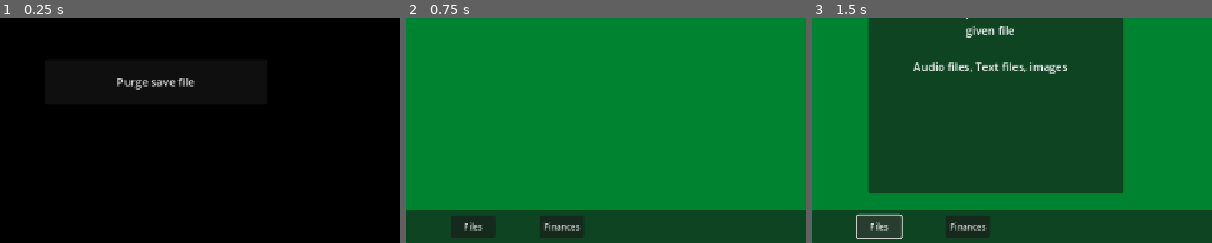
Above: before the commit, frames 1-3 (left to right).
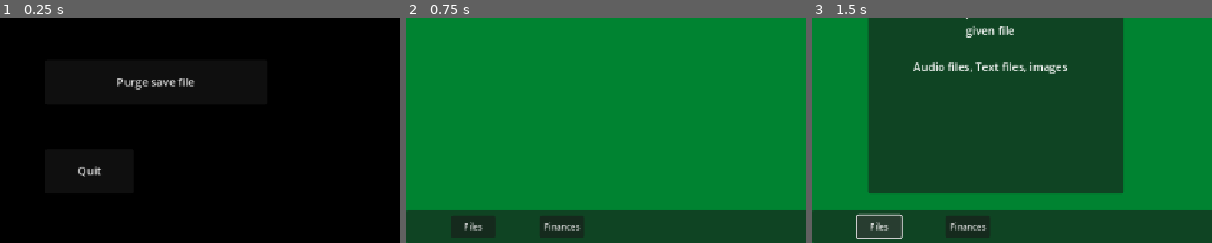
Above: after the commit, the same moments.

Repository: andrewpressman/Operation-OS
Game: Godot game, scene res://Menu/MainMenu.tscn
The game is run twice, just before and just after one commit, with the same random seed, the same clock (stepped at 60 frames per second) and the same inputs.
Inputs:
- Up to frame 1 (0.25 s): no input
- Up to frame 2 (0.75 s): click "New Game" at 0.5 s
- Up to frame 3 (1.5 s): click "Files" at 1.25 s
The pictures show only the part of the screen within x 0-50%, y 50-100%; the shares and areas given below are measured in that part.

The runs differ from the first frame. In frame 1, 0.2% of the frame differs, in the area x 19-26%, y 65-71%; in frame 2, nothing differs; in frame 3, nothing differs.

Commit message:
Moved memos to text file and added variance

Diff:
--- a/Menu/MainMenu.tscn
+++ b/Menu/MainMenu.tscn
@@ -37,6 +37,14 @@
 offset_bottom = 448.0
 text = "Purge save file"
 
+[node name="Quit" type="Button" parent="."]
+offset_left = 64.0
+offset_top = 512.0
+offset_right = 192.0
+offset_bottom = 576.0
+text = "Quit"
+
 [connection signal="pressed" from="Button" to="." method="NewGame"]
 [connection signal="pressed" from="Continue" to="." method="Continue"]
 [connection signal="pressed" from="Clear" to="." method="PurgeSave"]
+[connection signal="pressed" from="Quit" to="." method="Quit"]
--- a/Menu/mainMenu.gd
+++ b/Menu/mainMenu.gd
@@ -38,3 +38,6 @@
 
 func PurgeSave():
 	SaveLoad.ClearDir()
+
+func Quit():
+	get_tree().quit()
--- a/Tasks/MemoReview.gd
+++ b/Tasks/MemoReview.gd
@@ -5,8 +5,21 @@
 
 var PressedButton: int
 
+var Memos = []
+#Template
+#Company: \nSupervisor: \nDetails:
+
 # Called when the node enters the scene tree for the first time.
 func _ready():
+	#load Memo's from text file
+	var file = FileAccess.open("res://Assets/TextFiles/Memos.txt", FileAccess.READ)
+	var content = file.get_as_text()
+	while !file.eof_reached():
+		var line = file.get_line()
+		line = line.replace("\\n","\n")
+		Memos.append(line)
+	file.close()
+
 	ClearText()
 	LockButtons()
 	$Memo/Analyze.disabled = true
@@ -67,7 +80,8 @@
 	Verify()
 
 func ShowText():
-	$Memo/Body.text = "Company: Blizzard \nSupervisor: Daddy Jeff Kaplan\nRisk: High\nDetails:Overwatch needs your help, send $10 via paypal to help stop Talon in their tracks"
+	var rand = randi_range(0, 3)
+	$Memo/Body.text = Memos[rand]
 
 func ClearText():
 	$Memo/Body.text = "Company: N/A \nSupervisor: N/A\nRisk: N/A\nDetails:N/A"
--- a/Work/WorkController.gd
+++ b/Work/WorkController.gd
@@ -111,7 +111,7 @@
 
 func GetBribe():
 	var rand = randi_range(1,5)
-	if  rand == 1:
+	if  rand == 1 && GlobalVar.CurrentLevel != 1:
 		$Bribe.visible = true
 		$Bribe.reset()
 	else:
@@ -151,7 +151,6 @@
 	#Repeat Task prevention
 	while Obj == LastTask:
 		Obj = randi_range(1,4)
-
 	match Obj:
 		1:
 			GlobalObj.GetRandomNumber()
--- a/Work/WorkDesktop.tscn
+++ b/Work/WorkDesktop.tscn
@@ -241,9 +241,9 @@
 text = "Go Home"
 
 [node name="Bribe" type="Panel" parent="."]
-offset_left = 8.0
+offset_left = 480.0
 offset_top = 464.0
-offset_right = 200.0
+offset_right = 672.0
 offset_bottom = 592.0
 script = ExtResource("4_pnja2")
 
Not shown, added: Assets/TextFiles/Memos.txt
